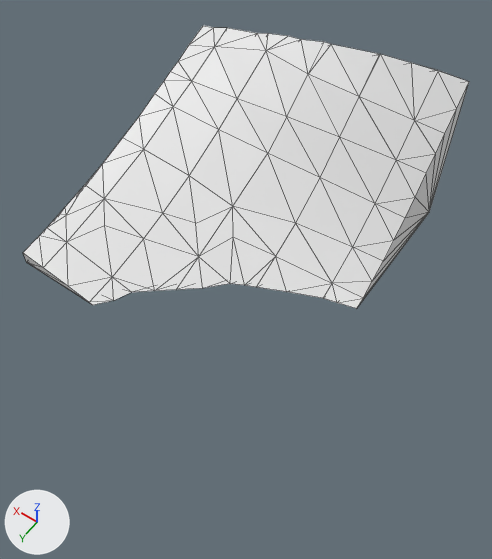
Two versions of the glTF model assets/terrain/surface_pieces/surf_27_7.glb, one commit apart.
Rendered twice from a camera (50 mm lens) standing at (22.74, 78.81, -16.11) and looking at (27.31, 72.42, -26.15). Arrows for +X, +Y and +Z are at lower left; the lights stay in place. The older version comes first. Mesh edges are drawn as thin lines. Where no turn or scale is listed for an object, it has been applied to the vertices.

Before the edit, the objects in view are built like this:
```python
me_geometry_0 = bpy.data.meshes.new('geometry_0')
me_geometry_0.from_pydata(...)  # 92 vertices, 180 faces; spans x 25.0..30.0, y 70.0..75.0, z -25.0..-22.23
ob_geometry_0 = bpy.data.objects.new('geometry_0', me_geometry_0)
ob_geometry_0.location = (0.0, 0.0, 0.0)
```
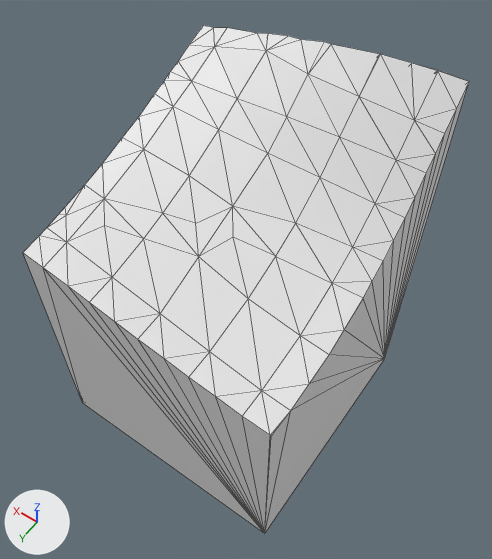
The change, as JSON lines over the scene's bpy script:
```json
{"block": "me_geometry_0", "where": "# used by ob_geometry_0; location = (0.0, 0.0, 0.0)"}
{"op": "remove", "block": "me_geometry_0", "code": "me_geometry_0.from_pydata(...)  # 92 vertices, 180 faces; spans x 25.0..30.0, y 70.0..75.0, z -25.0..-22.23"}
{"op": "add", "block": "me_geometry_0", "code": "me_geometry_0.from_pydata(...)  # 97 vertices, 190 faces; spans x 25.0..30.0, y 70.0..75.0, z -30.0..-22.23"}
{"block": "me_geometry_0", "change": "me_geometry_0 part 1"}
{"block": "me_geometry_0", "change": "14 vertices are removed from x 25.0..30.0, y 70.0..75.0, z -25.0"}
{"block": "me_geometry_0", "change": "77 faces are deleted"}
{"block": "me_geometry_0", "change": "2 vertices move from x 25.31..28.27, y 72.68..74.74, z -25.0 to x 25.0..28.02, y 72.96..75.0, z -25.17..-25.07"}
{"block": "me_geometry_0", "change": "19 vertices are added at x 25.0..30.0, y 70.0..75.0, z -30.0..-25.1"}
{"block": "me_geometry_0", "change": "87 new faces join them"}
```

Changed parts and their boxes [x1, y1, x2, y2] in the pictures (492 x 559 px; the box of a moved part takes in the faces that stretch with it):
```json
{"object": "geometry_0", "change": "reshaped", "before": [23, 25, 469, 308], "after": [23, 25, 469, 534], "on screen": "80% taller"}
{"part": 1, "of": "me_geometry_0", "change": "moved or reshaped", "before": [23, 83, 469, 308], "after": [23, 83, 469, 534]}
```
